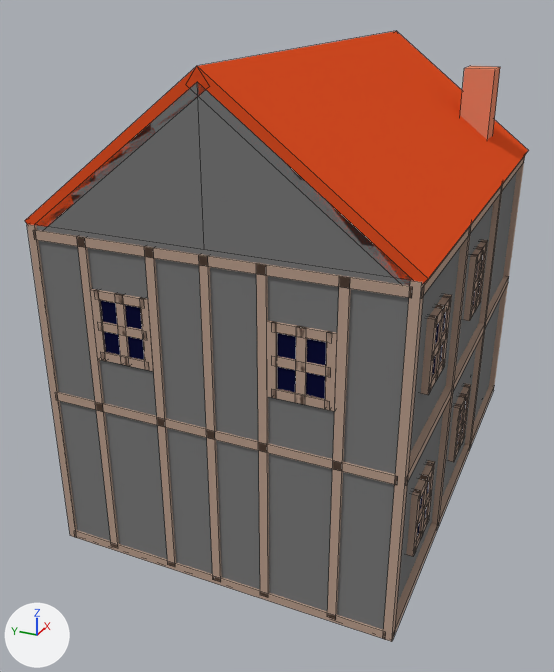
The Blender file public/blend/timberframedhouse.blend as it was, and as the next commit left it.
Rendered twice from a 50 mm lens placed at (-17.98, -6.88, 8.5), pointed at (-1.09, 0.72, 0.06). Arrows for +X, +Y and +Z are at lower left; the lights stay in place. Mesh edges are drawn as thin lines on the coarser meshes.
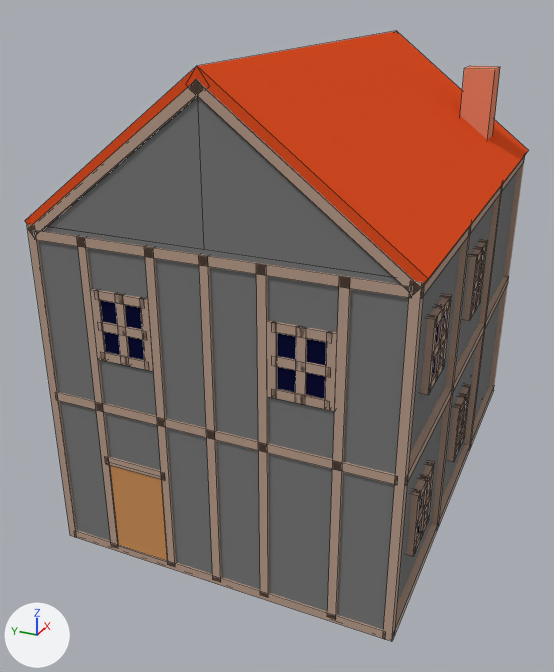
Where the change shows, as pixel boxes [x1, y1, x2, y2] in the pictures (554 x 672 px):
'Cube.053', added: after [110, 465, 168, 561]
'Cube.051', added: after [190, 79, 421, 295]
'Cube.050', added: after [30, 79, 203, 237]
'Cube.052', added: after [105, 457, 165, 481]

What the commit changed:
Mesh me_cube_050 is new.
It is a box spanning x -1.0..1.0, y -1.0..1.0, z -1.0..1.0.
It uses material mat_brown (beige #bca08f).
Mesh me_cube_051 is new.
It is a box spanning x -1.0..1.0, y -1.0..1.0, z -1.0..1.0.
It uses material mat_brown (beige #bca08f).
Mesh me_cube_054 is new.
It is a box spanning x -1.0..1.0, y -1.0..1.0, z -1.0..1.0.
It uses material mat_brown (beige #bca08f).
Mesh me_cube_056 is new.
It is a box spanning x -1.0..1.0, y -1.0..1.0, z -1.0..1.0.
It uses material mat_yellow (orange #d3955d).
Object 'Cube.050' (ob_cube_050) is new; it shows me_cube_050.
Its location is (-5.95, 2.0, 5.4).
Its rotation in degrees is (53, 0, 0).
Its scale is (0.1, 0.1, 2.6).
Object 'Cube.051' (ob_cube_051) is new; it shows me_cube_051.
Its location is (-5.95, -2.0, 5.4).
Its rotation in degrees is (-53, 0, 0).
Its scale is (0.1, 0.1, 2.6).
Object 'Cube.052' (ob_cube_052) is new; it shows me_cube_054.
Its location is (-5.95, 2.0, -1.4).
Its scale is (0.1, 0.8, 0.1).
Object 'Cube.053' (ob_cube_053) is new; it shows me_cube_056.
Its location is (-5.95, 2.0, -2.65).
Its scale is (0.08, 0.7, 1.2).
